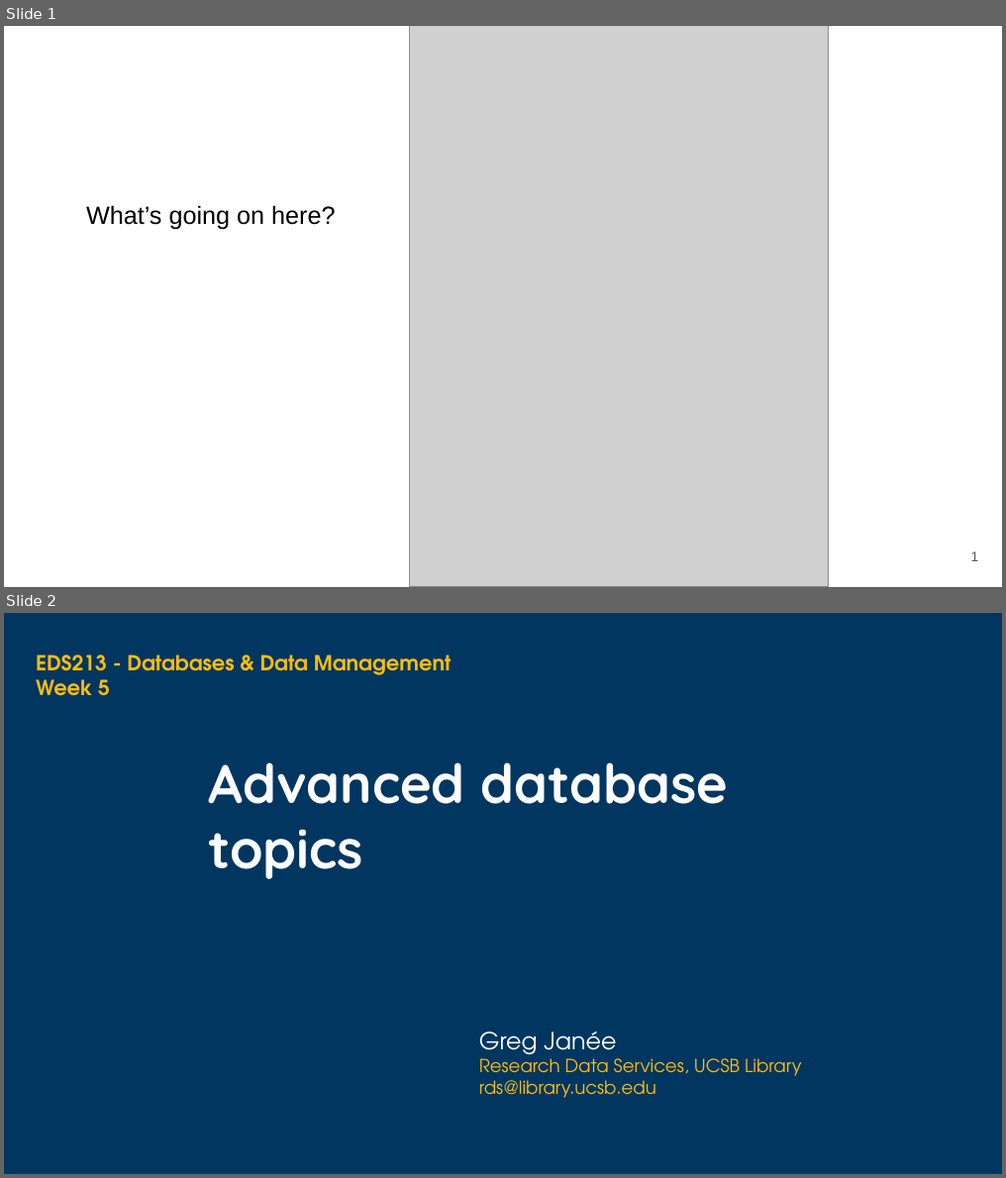
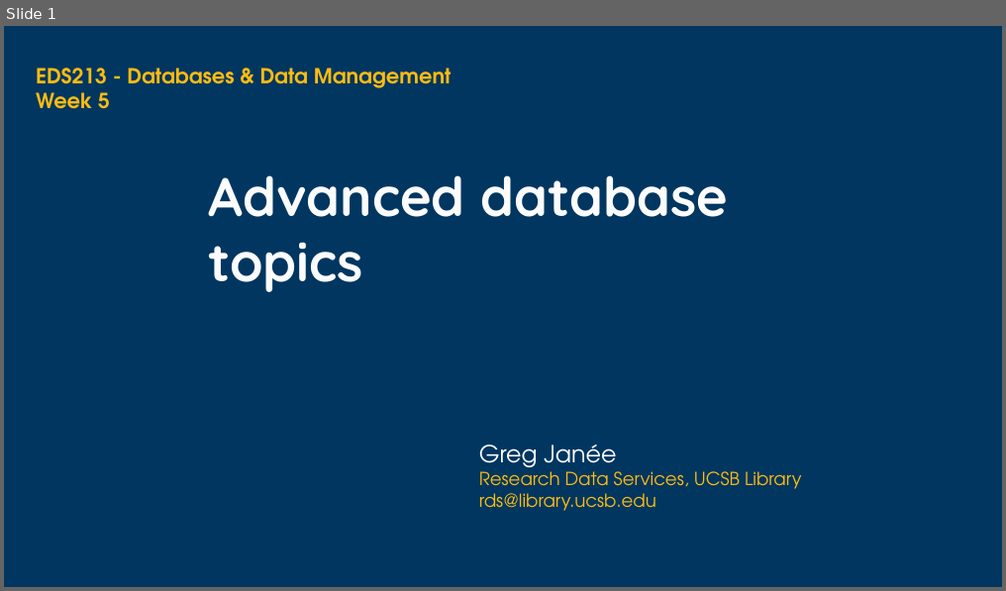
Before and after one commit to UCSB-Library-Research-Data-Services/bren-eds213, a slide deck: modules/week08/slides-08-advanced-sql.pptx. Shown one above the other, each under a label of ours: slides 1 and 2 before the commit, slide 1 after it. The pictures are 1006x1178 and 1006x591 pixels, drawn with LibreOffice and Linux fonts; fonts in the diff are those of the drawing; grey boxes stand for pictures; background and template pictures are left out. Boxes give left, top, right and bottom in pixels: in the first picture for what was removed or moved away, otherwise in the second. Text is boxed around its words. In the diff, an @@ line names an element or a change of style, - is before the commit and + after.

```diff
--- a/modules/week08/slides-08-advanced-sql.pptx
+++ b/modules/week08/slides-08-advanced-sql.pptx
@@ slide 1 removed at (x1=4, y1=26, x2=1002, y2=587), background #FFFFFF @@
@@ picture removed at (x1=409, y1=26, x2=829, y2=586) @@
@@ text removed at (x1=86, y1=205, x2=335, y2=230) @@
-What’s going on here?
@@ page number removed at (x1=971, y1=552, x2=979, y2=562) @@
-1
@@ what was slide 2 is now slide 1 @@
```
Also in this commit, not shown: 1 slide changed, 2 other slides removed.
